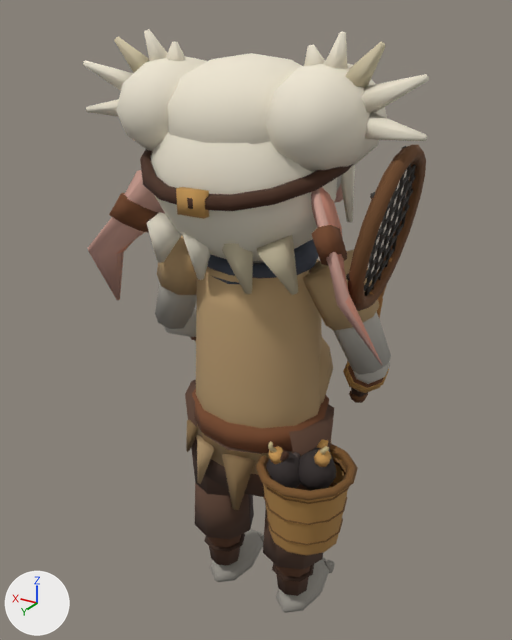
The glTF model apps/web/art/units/raw/bomb-lobber.glb: old version first, new version second.
One viewpoint serves both versions: a 50 mm camera at (-0.376, 0.632, 0.714) aimed at (0.015, -0.02, 0.389). Lighting does not change. The marker at lower left points along +X, +Y and +Z. The older version comes first. Vertices at exactly the same position are counted once.

In view in the first picture: 'BombLobberMesh'.
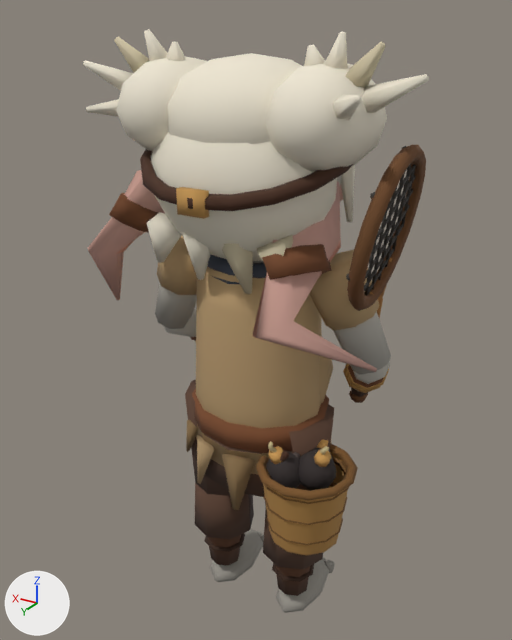
What the commit changed:
me_bomblobbermesh is used by ob_bomblobbermesh; location (0.0, 0.0, 0.0).
me_bomblobbermesh had 3517 vertices, 6462 faces and spanned x -0.188..0.188, y -0.153..0.121, z -0.001..0.702.
me_bomblobbermesh now has 3517 vertices, 6462 faces and spans x -0.186..0.188, y -0.153..0.134, z -0.001..0.702.
me_bomblobbermesh part 1: the loose piece of 10 vertices spanning x -0.188..-0.121, y 0.017..0.048, z 0.614..0.639 is multiplied about its middle by the matrix ((0.765, 0.613, 0.198), (-0.567, 0.786, -0.247), (-0.307, 0.077, 0.948)), then moved by (0.024, 0.037, 0.022).
me_bomblobbermesh part 2: 48 of 3517 vertices moved; they spanned x -0.166..-0.059, y -0.02..0.107, z 0.405..0.579 and now span x -0.166..-0.051, y -0.023..0.134, z 0.405..0.574; mean shift (0.023, 0.008, -0.014); largest move (-0.145, 0.107, 0.484) -> (-0.077, 0.134, 0.448).
me_bomblobbermesh part 3: 37 kept faces spanning x -0.166..-0.051, y -0.023..0.134, z 0.405..0.658 get new vertex colours.

Where the change shows, as pixel boxes [x1, y1, x2, y2] in the pictures (512 x 640 px; the box of a moved part takes in the faces that stretch with it):
part 1 of me_bomblobbermesh, moved or reshaped: before [365, 112, 427, 141]; after [332, 94, 362, 120]
part 2 of me_bomblobbermesh, moved or reshaped: before [311, 188, 382, 366]; after [252, 228, 377, 372]
part 3 of me_bomblobbermesh, recoloured: before [320, 112, 427, 364]; after [257, 94, 377, 370]
